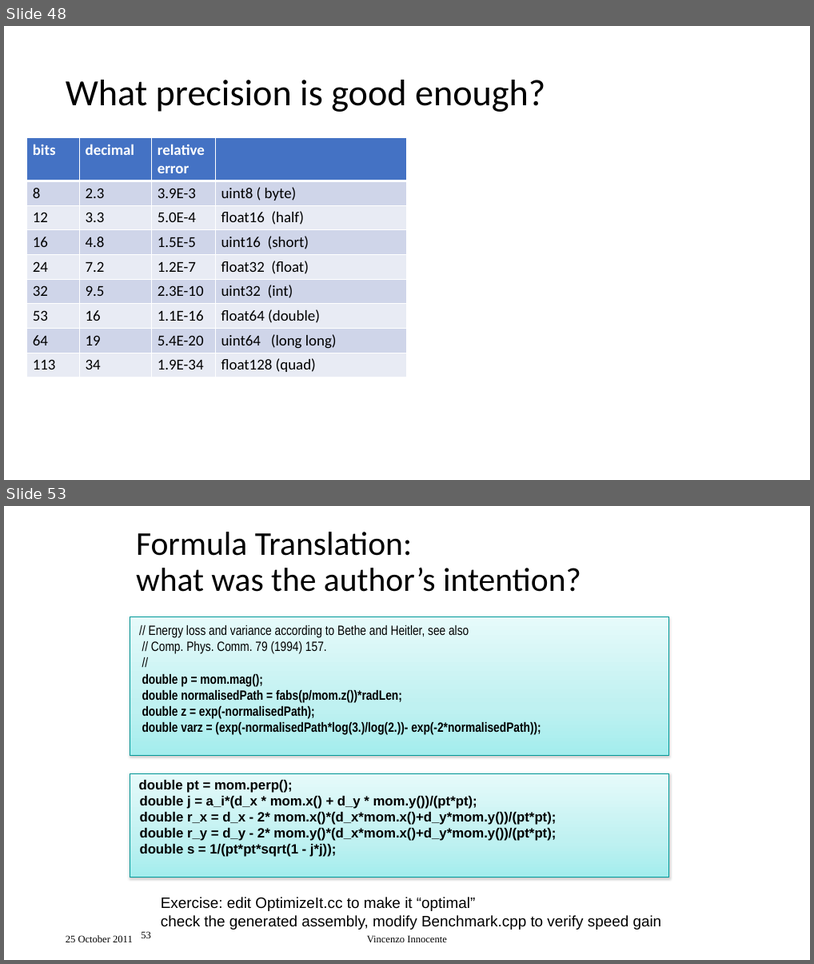
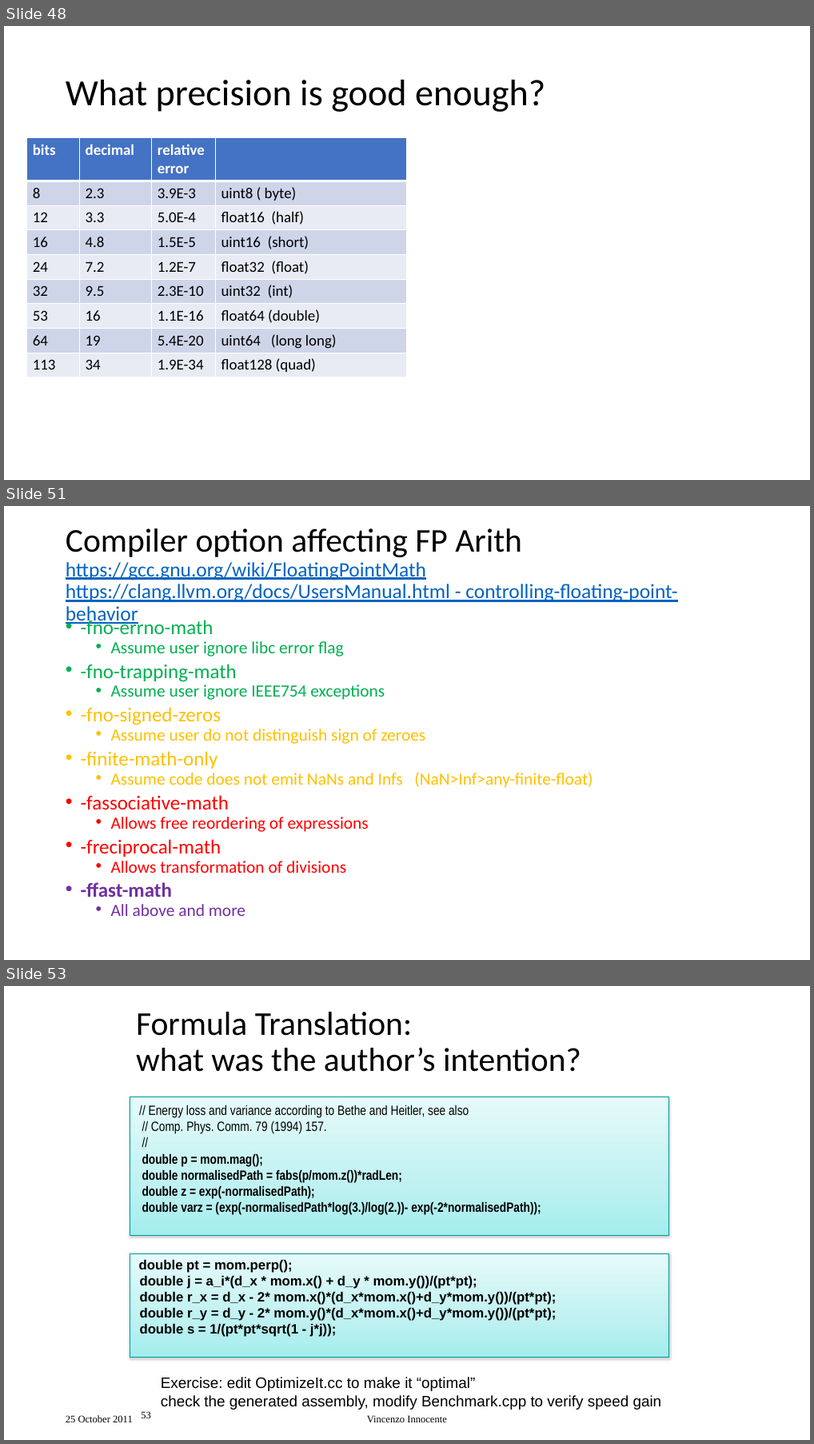
Before and after one commit to VinInn/FPCourse, a slide deck: Slides/FPforScientist.pptx. Shown one above the other, each under a label of ours: slides 48 and 53 before the commit, slides 48, 51 and 53 after it; the slides between them are not shown. The pictures are 814x964 and 814x1444 pixels, drawn with LibreOffice and Linux fonts; fonts in the diff are those of the drawing. Boxes give left, top, right and bottom in pixels: in the first picture for what was removed or moved away, otherwise in the second. Text is boxed around its words. In the diff, an @@ line names an element or a change of style, - is before the commit and + after.

```diff
--- a/Slides/FPforScientist.pptx
+++ b/Slides/FPforScientist.pptx
@@ slide 51 added at [4, 506, 810, 960], background #FFFFFF @@
@@ title added at [66, 528, 678, 625], 24.3 pt, text #0563C1, underline @@
+Compiler option affecting FP Arith
+https://gcc.gnu.org/wiki/FloatingPointMath
+https://clang.llvm.org/docs/UsersManual.html - controlling-floating-point-behavior
@@ text added at [81, 618, 593, 916], 20.4 pt, text #FFC000 @@
+• -fno-errno-math
+  • Assume user ignore libc error flag
+• -fno-trapping-math
+  • Assume user ignore IEEE754 exceptions
+• -fno-signed-zeros
+  • Assume user do not distinguish sign of zeroes
+• -finite-math-only
+  • Assume code does not emit NaNs and Infs (NaN>Inf>any-finite-float)
+• -fassociative-math
+  • Allows free reordering of expressions
+• -freciprocal-math
+  • Allows transformation of divisions
+• -ffast-math
+  • All above and more
```
Also in this commit, not shown: 1 slide changed, 3 other slides added, 1 slide removed.
